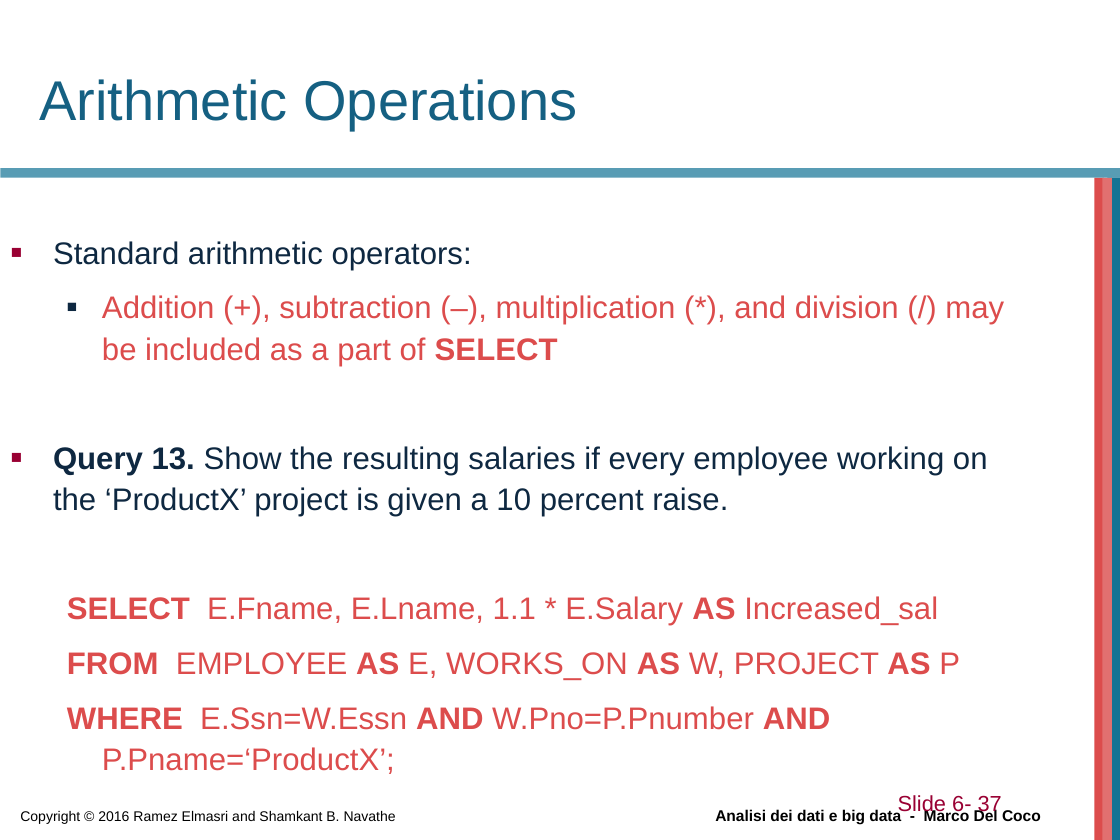
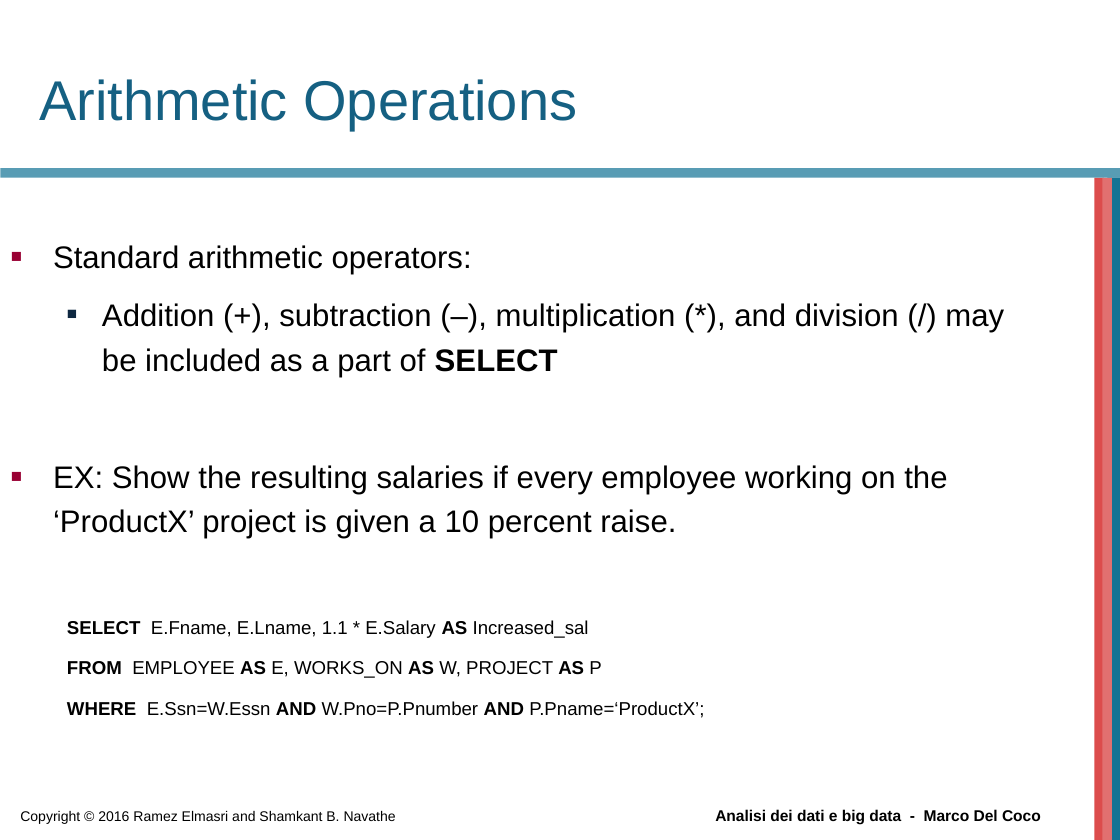
Before and after one commit to beppe2hd/AnalisiDati_BigData, a slide deck: slide 39 of materials/Chapter06.ppt (slide 37 before the commit). Drawn at 1120x840 pixels with LibreOffice and Linux fonts; fonts in the diff are those of the drawing; background and template pictures are left out. Boxes give left, top, right and bottom in pixels: in the first picture for what was removed or moved away, otherwise in the second. Text is boxed around its words. In the diff, an @@ line names an element or a change of style, - is before the commit and + after.

```diff
--- a/materials/Chapter06.ppt
+++ b/materials/Chapter06.ppt
@@ text at (53, 245, 1004, 718): text colour #0E2841 to #000000 in "Standard arithmetic operators:"; text colour #DC4C4C to #000000 in "Addition (+), subtraction (–), multiplication (*), and ...", "SELECT E.Fname, E.Lname, 1.1 * E.Salary AS ...", "FROM EMPLOYEE AS E, WORKS_ON AS W, ...", "WHERE E.Ssn=W.Essn AND W.Pno=P.Pnumber AND P.Pname=‘ProductX ..."; size 20 to 12 pt in "SELECT E.Fname, E.Lname, 1.1 * E.Salary AS ...", "FROM EMPLOYEE AS E, WORKS_ON AS W, ...", "WHERE E.Ssn=W.Essn AND W.Pno=P.Pnumber AND P.Pname=‘ProductX ..."; line spacing 1.1 to 1.2 @@
@@ text at (53, 465, 947, 539): text changed; text colour #0E2841 to #000000 @@
-■ Query 13. Show the resulting salaries if every employee working on the ‘ProductX’ project is given a 10 percent raise.
+■ EX: Show the resulting salaries if every employee working on the ‘ProductX’ project is given a 10 percent raise.
@@ page number removed at (898, 795, 1002, 816) @@
-Slide 6- 37
```
Also in this commit, not shown: 20 other slides changed, 3 slides added, 5 slides removed, 6 other files.
